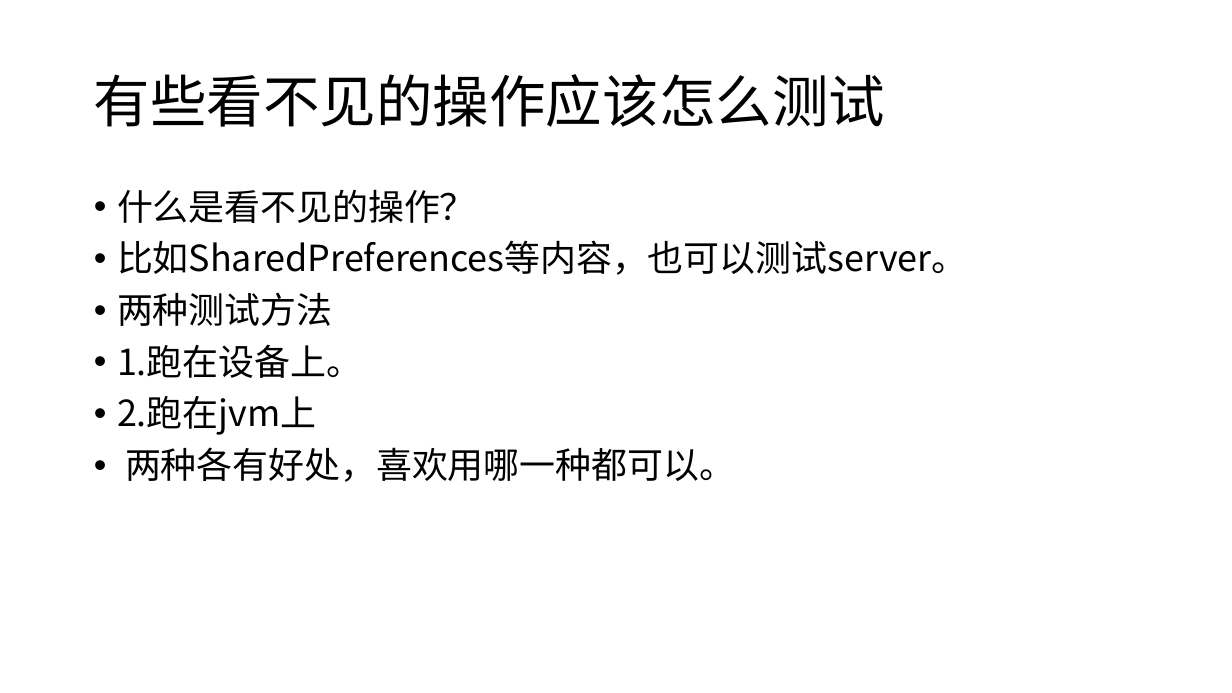
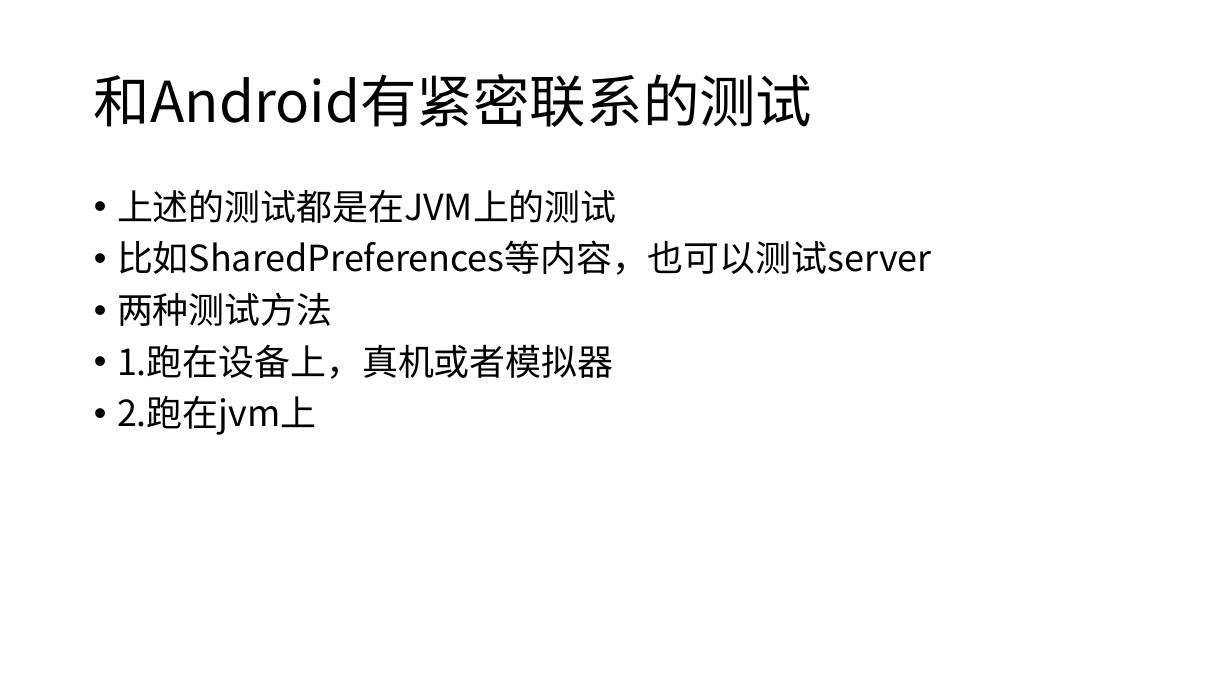
Before and after one commit to linhou/AndroidTest, a slide deck: slide 16 of 单元测试.pptx. Drawn at 1232x693 pixels with LibreOffice and Linux fonts; fonts in the diff are those of the drawing. Boxes give left, top, right and bottom in pixels: in the first picture for what was removed or moved away, otherwise in the second. Text is boxed around its words. In the diff, an @@ line names an element or a change of style, - is before the commit and + after.

Commit message:
重构内容

```diff
--- a/单元测试.pptx
+++ b/单元测试.pptx
@@ title at bbox=[94, 74, 812, 127]: text changed @@
-有些看不见的操作应该怎么测试
+和Android有紧密联系的测试
@@ text at bbox=[117, 189, 931, 275]: text changed @@
-• 什么是看不见的操作？
-• 比如SharedPreferences等内容，也可以测试server。
+• 上述的测试都是在JVM上的测试
+• 比如SharedPreferences等内容，也可以测试server
@@ text at bbox=[117, 344, 613, 379]: text changed @@
-• 1.跑在设备上。
+• 1.跑在设备上，真机或者模拟器
@@ text at bbox=[125, 447, 735, 482]: paragraph removed @@
-• 两种各有好处，喜欢用哪一种都可以。
```
Also in this commit, not shown: 12 other slides changed, 5 slides added, 3 slides removed, 8 other files.
